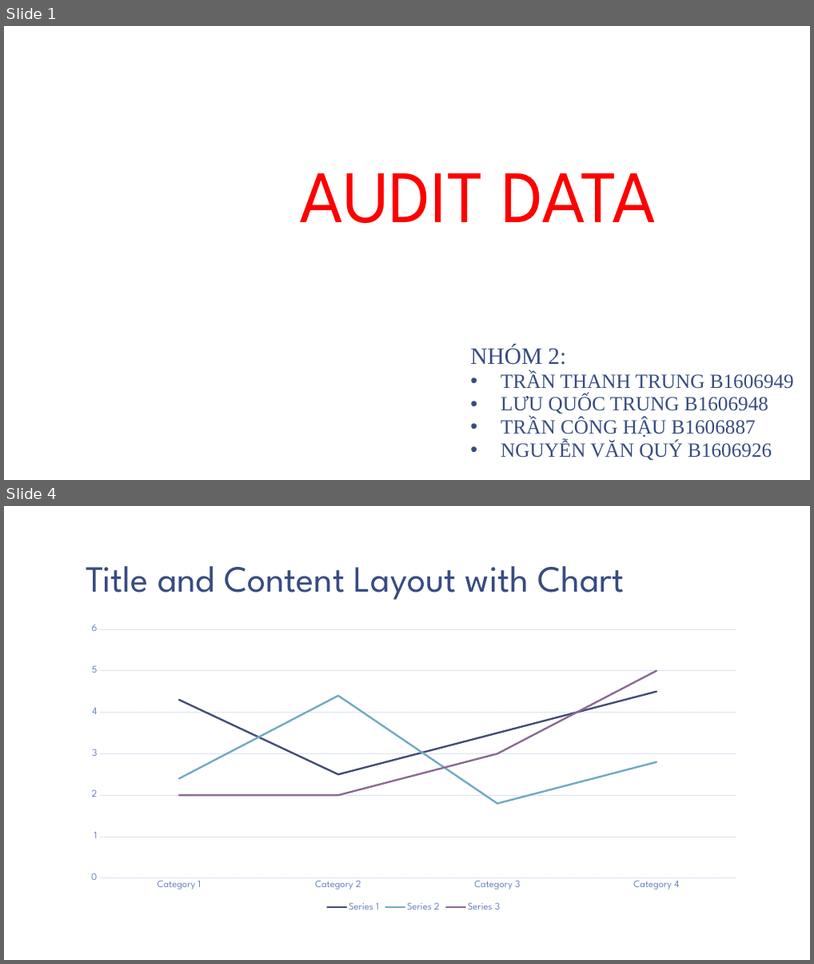
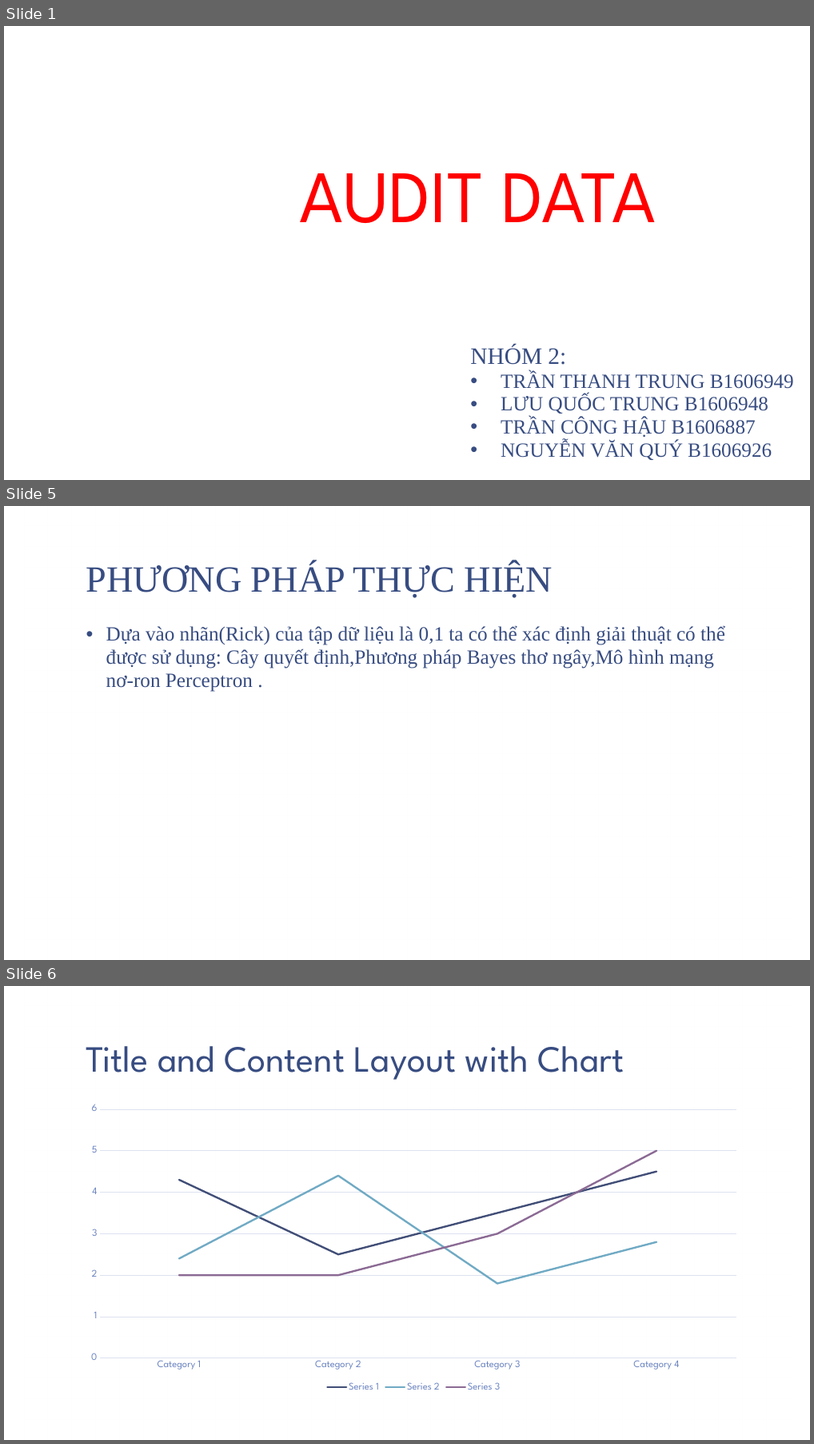
Before and after one commit to trungcpag/machine-CTU, a slide deck: report.pptx. Shown one above the other, each under a label of ours: slides 1 and 4 before the commit, slides 1, 5 and 6 after it; the slides between them are not shown. The pictures are 814x964 and 814x1444 pixels, drawn with LibreOffice and Linux fonts; fonts in the diff are those of the drawing; background and template pictures are left out. Boxes give left, top, right and bottom in pixels: in the first picture for what was removed or moved away, otherwise in the second. Text is boxed around its words. In the diff, an @@ line names an element or a change of style, - is before the commit and + after.

```diff
--- a/report.pptx
+++ b/report.pptx
@@ slide 5 added at <box>4,506,810,960</box>, background picture (left out); not listed: 1 template element that a slide beside it also shows @@
@@ title added at <box>86,563,553,598</box>, 44 pt, text #374C81 @@
+PHƯƠNG PHÁP THỰC HIỆN
@@ text added at <box>106,625,726,692</box>, 24 pt, text #374C81 @@
+• Dựa vào nhãn(Rick) của tập dữ liệu là 0,1 ta có thể xác định giải thuật có thể được sử dụng: Cây quyết định,Phương pháp Bayes thơ ngây,Mô hình mạng nơ-ron Perceptron .
@@ what was slide 4 is now slide 6 @@
```
Also in this commit, not shown: 2 slides changed, 1 other slide added, 8 other files.
